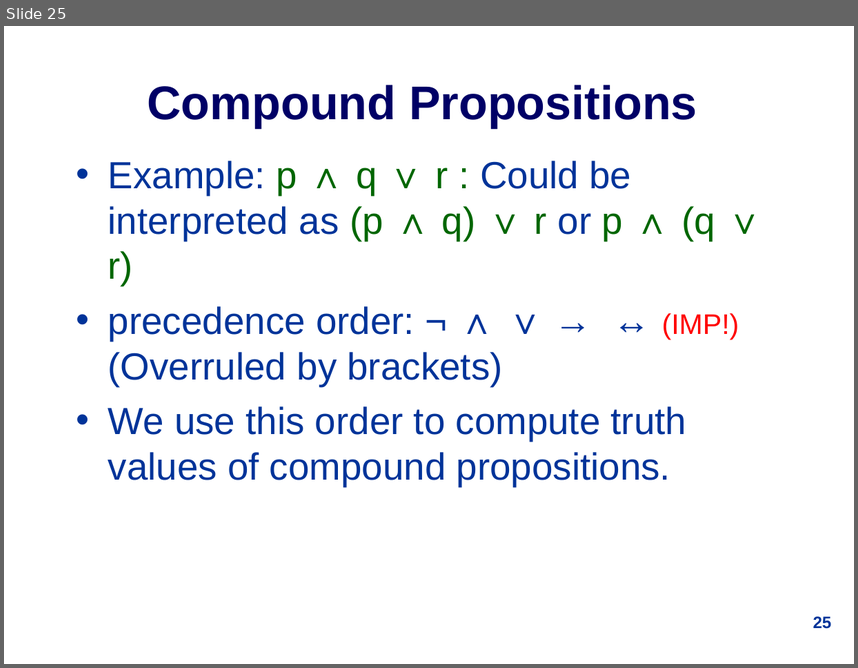
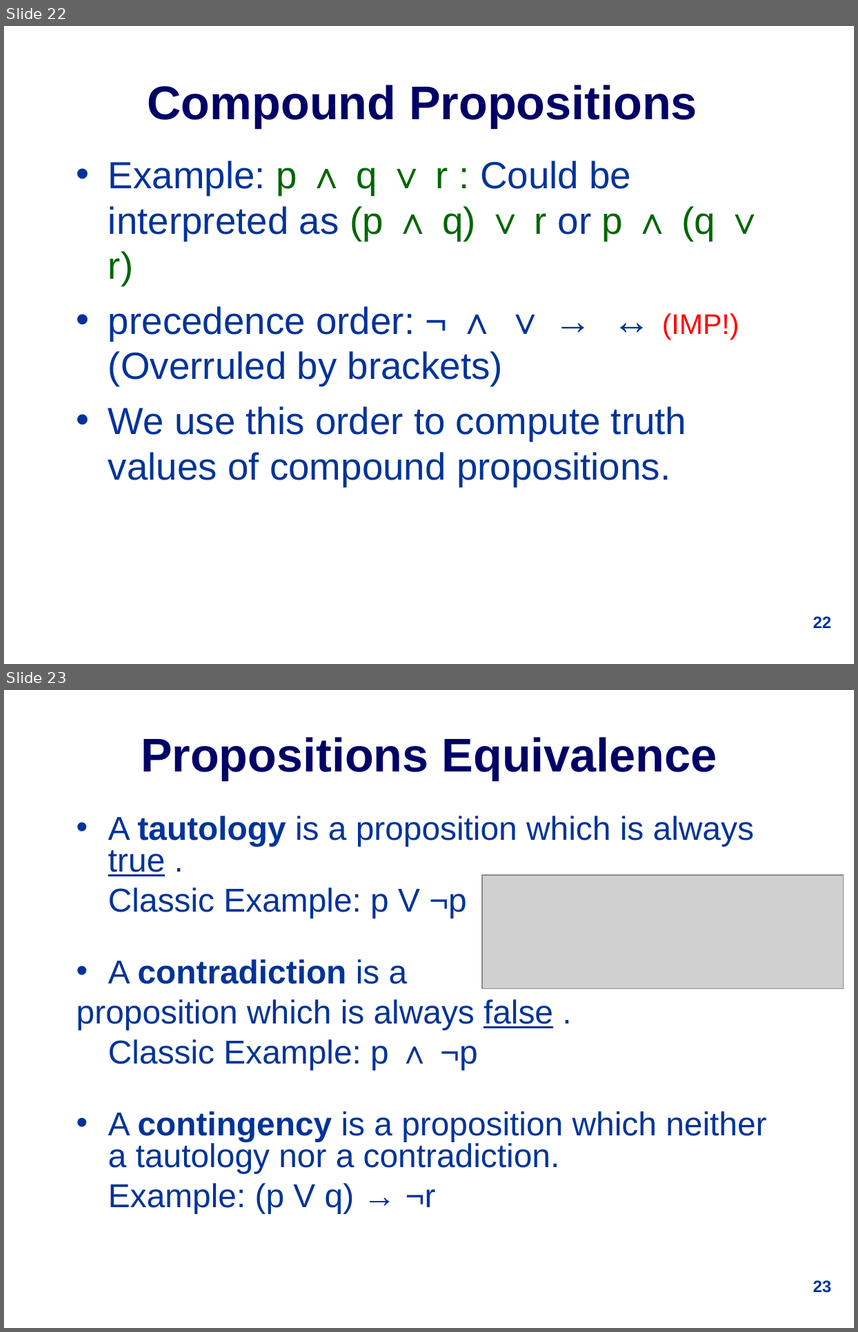
Before and after one commit to udohsolomon/lecture_slide_programming, a slide deck: week_1/1019Lec1.ppt. Shown one above the other, each under a label of ours: slide 25 before the commit, slides 22 and 23 after it. The pictures are 858x668 and 858x1332 pixels, drawn with LibreOffice and Linux fonts; fonts in the diff are those of the drawing; grey boxes stand for pictures. Boxes give left, top, right and bottom in pixels: in the first picture for what was removed or moved away, otherwise in the second. Text is boxed around its words. In the diff, an @@ line names an element or a change of style, - is before the commit and + after.

```diff
--- a/week_1/1019Lec1.ppt
+++ b/week_1/1019Lec1.ppt
@@ slide 23 added at [4,690,854,1328], background #FFFFFF @@
@@ title added at [141,737,717,780], 40 pt, text #000066, bold @@
+Propositions Equivalence
@@ text added at [76,816,766,1213], 28 pt, text #003399 @@
+• A tautology is a proposition which is always true .
+Classic Example: p V ¬p
+• A contradiction is a
+proposition which is always false .
+Classic Example: p ∧ ¬p
+• A contingency is a proposition which neither a tautology nor a contradiction.
+Example: (p V q) → ¬r
@@ picture added at [483,876,844,988] @@
@@ page number added at [813,1280,832,1292], 14 pt, text #003399, bold @@
+23
@@ what was slide 25 is now slide 22 @@
@@ page number at [813,616,832,628]: text changed @@
-25
+22
```
Also in this commit, not shown: 9 slides changed, 9 other slides added, 12 slides removed.
